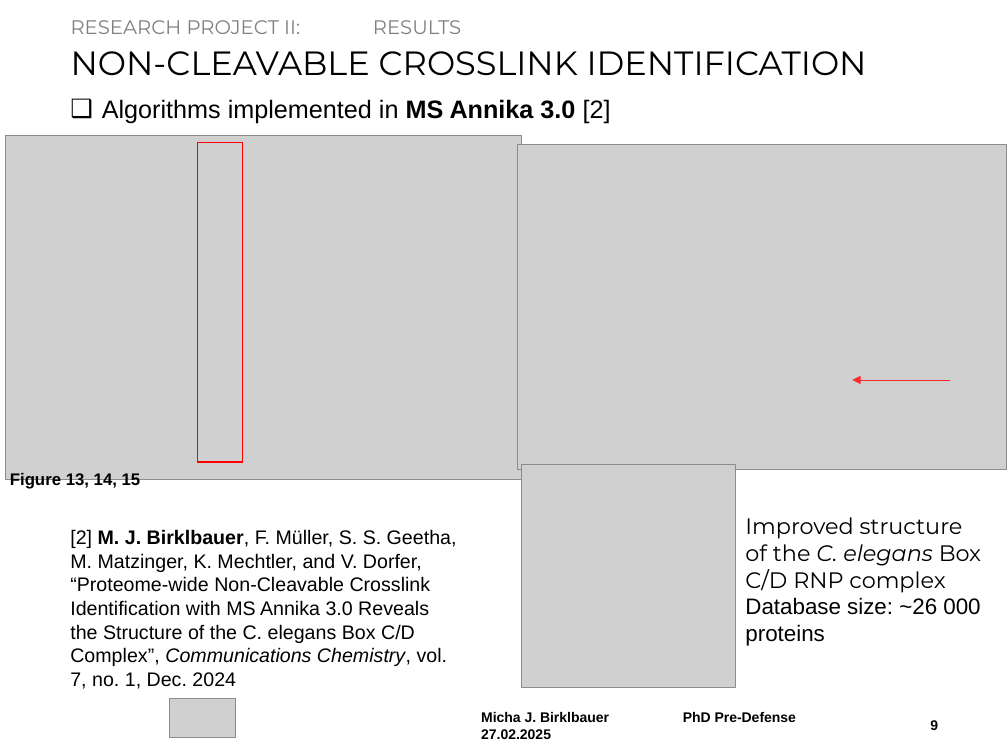
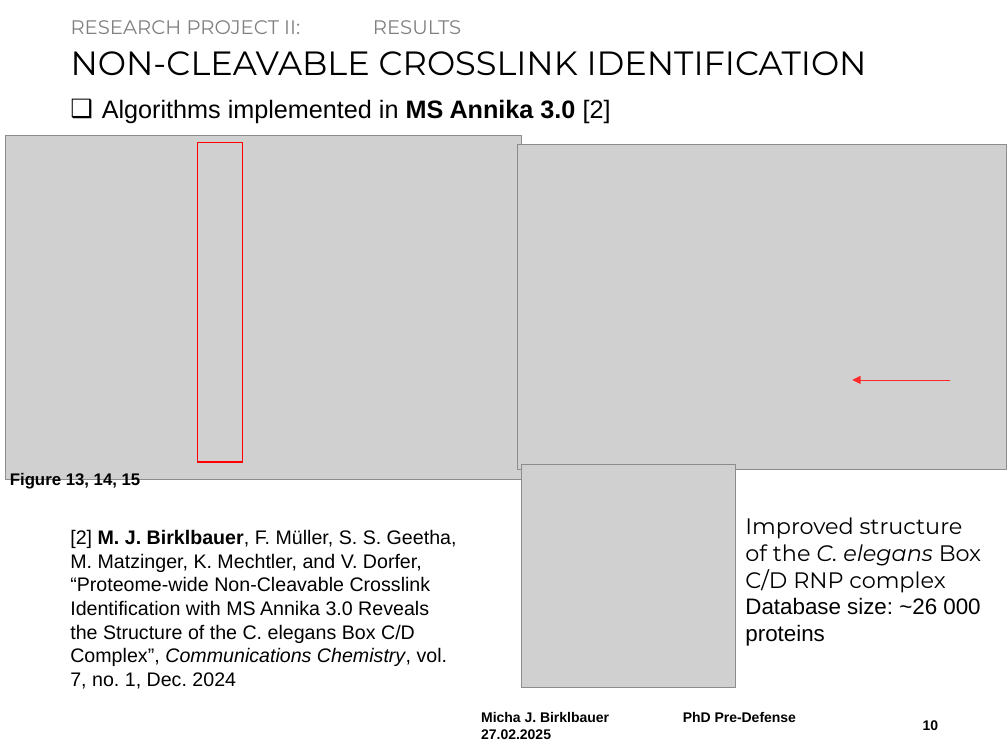
Before and after one commit to michabirklbauer/dissertation, a slide deck: slide 10 of pre-defense/presentation/Pre-defense.pptx (slide 9 before the commit). Drawn at 1008x756 pixels with LibreOffice and Linux fonts; fonts in the diff are those of the drawing; grey boxes stand for pictures; background and template pictures are left out. Boxes give left, top, right and bottom in pixels: in the first picture for what was removed or moved away, otherwise in the second. Text is boxed around its words. In the diff, an @@ line names an element or a change of style, - is before the commit and + after.

```diff
--- a/pre-defense/presentation/Pre-defense.pptx
+++ b/pre-defense/presentation/Pre-defense.pptx
@@ picture removed at (x1=169, y1=699, x2=235, y2=739) @@
@@ page number at (x1=923, y1=720, x2=939, y2=730): text changed @@
-9
+10
```
Also in this commit, not shown: 9 other slides changed, 1 slide added, 1 other file.
